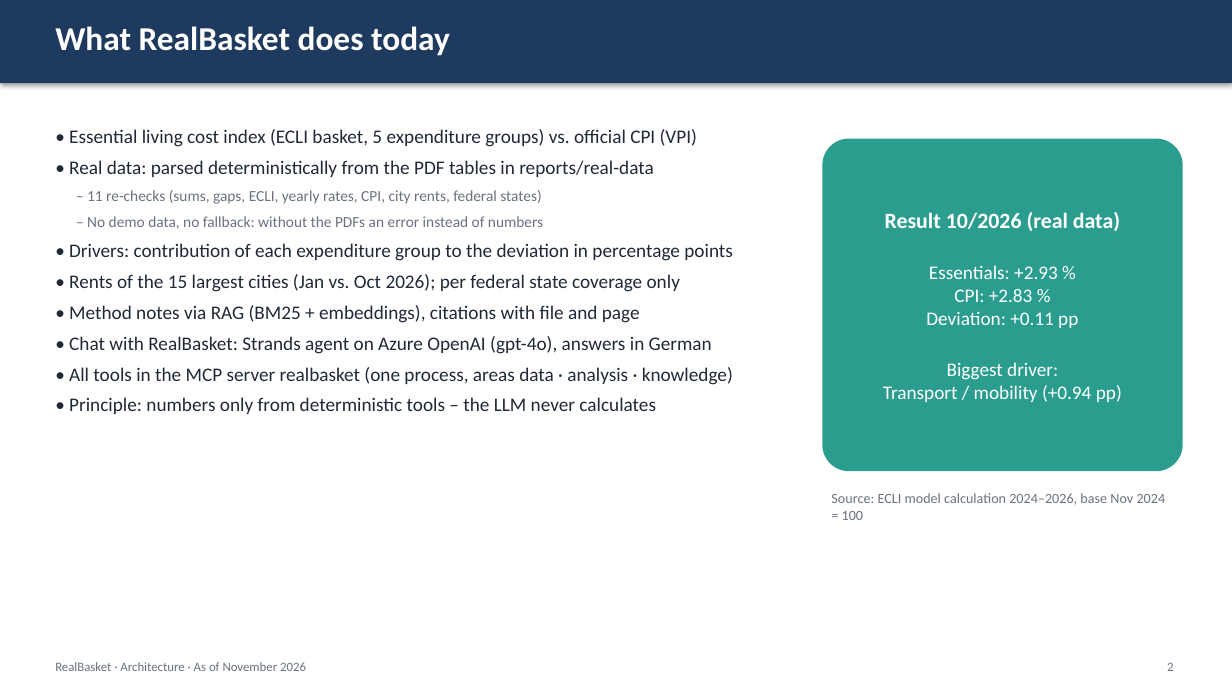
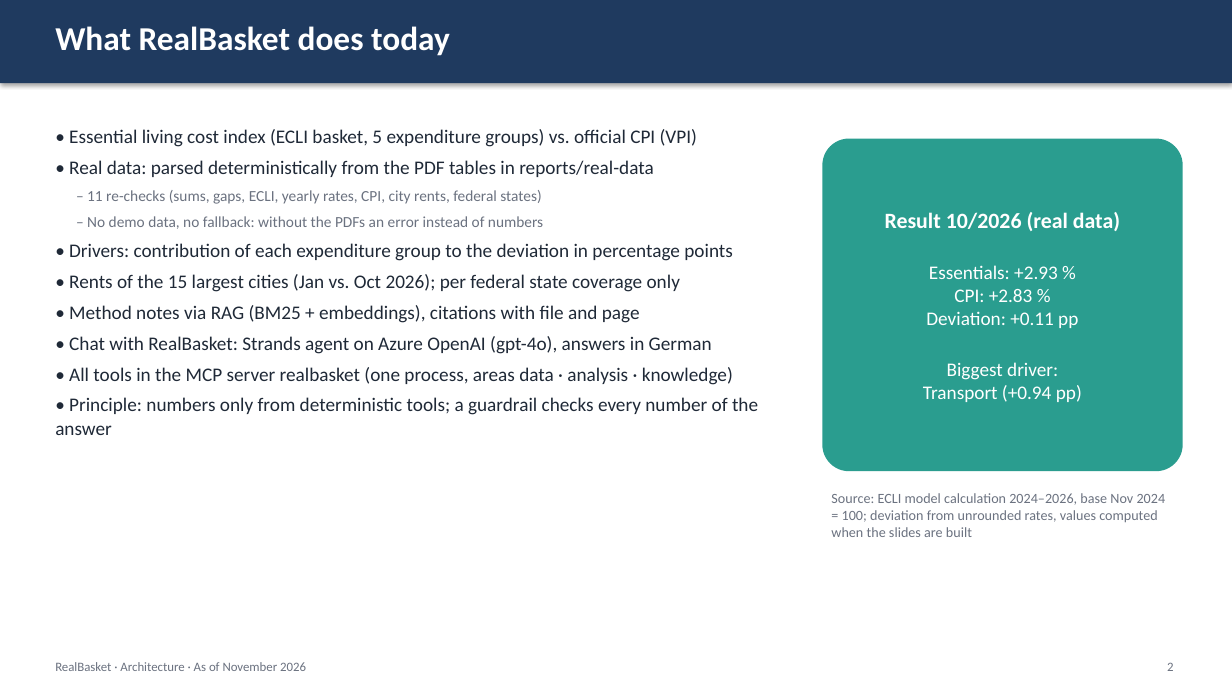
Before and after one commit to ValentinIliu1212/real-basket, a slide deck: slide 2 of docs/architecture/RealBasket_Architecture_Current.pptx. Drawn at 1232x693 pixels with LibreOffice and Linux fonts; fonts in the diff are those of the drawing. Boxes give left, top, right and bottom in pixels: in the first picture for what was removed or moved away, otherwise in the second. Text is boxed around its words. In the diff, an @@ line names an element or a change of style, - is before the commit and + after.

Commit message:
Review fixes: fixed base period, number guardrail, config checks, generated slide figures, CI
- Index always on the full series (base 11/2024): months no longer changes rates (13 gave 2,91 % instead of 2,93 %); YoY matched by date; weights normalised; explicit errors for unweighted/unknown input; invalid investigate_deviation level returns an error

- Number guardrail (agents/guardrail.py) flags unbacked figures in chat and CLI; prompt forbids derived numbers

- Collector sub-agent removed; get_prices returns a deterministic summary

- LLM provider validation (errors fail fast, warnings in sidebar/CLI); .env.example: OPENAI_API_KEY empty with Azure

- One group label 'Verkehr' (as in the source PDFs); deviation rounding documented

- Slide figures computed from the data at build time; decks rebuilt (de/en)

- ruff 0.17, GitHub Actions CI (ruff, pytest, deck build); README: known limitations, review decisions; 70 tests

```diff
--- a/docs/architecture/RealBasket_Architecture_Current.pptx
+++ b/docs/architecture/RealBasket_Architecture_Current.pptx
@@ text in rounded rectangle at box(923, 385, 1082, 402): text changed @@
-Transport / mobility (+0.94 pp)
+Transport (+0.94 pp)
@@ text at box(55, 397, 758, 435): text changed @@
-• Principle: numbers only from deterministic tools – the LLM never calculates
+• Principle: numbers only from deterministic tools; a guardrail checks every number of the answer
@@ text at box(831, 493, 1166, 537): text changed @@
-Source: ECLI model calculation 2024–2026, base Nov 2024 = 100
+Source: ECLI model calculation 2024–2026, base Nov 2024 = 100; deviation from unrounded rates, values computed when the slides are built
```
Also in this commit, not shown: 4 other slides changed, 32 other files.
